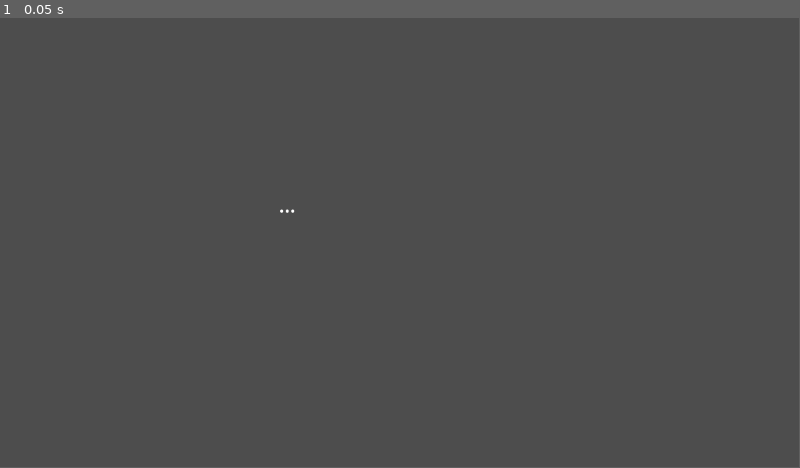
Above: before the commit, frame 1.
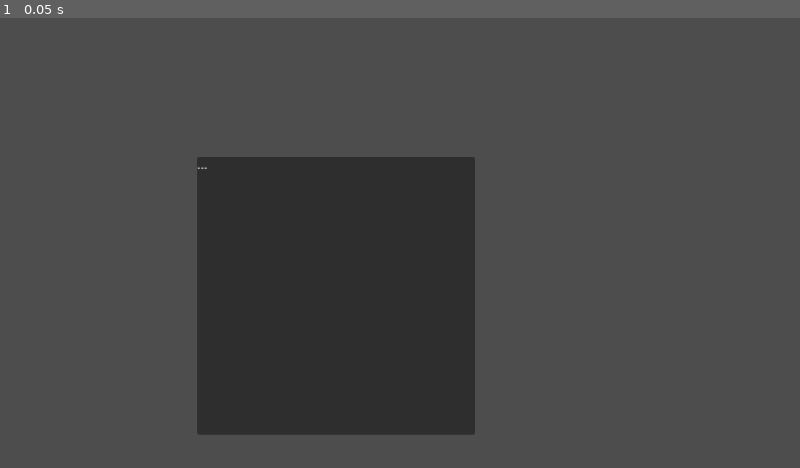
Above: after the commit, the same moment.

Repository: V-Sekai/godot-whisper
Game: Godot game, scene res://mic test.tscn
Same seed, same stepped clock (60 frames per second), same inputs: the game is played once before the commit and once after it.
Inputs:
- Up to frame 1 (0.05 s): no input
In our replay, the window is 799x449 before the commit and 800x450 after it. These sizes can differ from the game's own. Grey fills any space a smaller window leaves; there, only what the larger window draws over its background counts as a difference.

The runs differ from the first frame. In frame 1, 21% of the frame differs, in the area x 24-60%, y 30-93%.
Error before the commit: Parse Error: Could not find type "SpeechToText" in the current scope. (res://test.gd:11)

Commit message:
update double build. Also add support for language model (#15)
* update double build

* fix build

* add language and language model resources

* upd

* Update README.md

* Update README.md

* update 123

Diff:
--- a/demo/mic test.tscn
+++ b/demo/mic test.tscn
@@ -1,32 +1,54 @@
-[gd_scene load_steps=5 format=3 uid="uid://dibqfutwftm8j"]
+[gd_scene load_steps=6 format=3 uid="uid://dibqfutwftm8j"]
 
-[ext_resource type="Script" path="res://test.gd" id="1_gio36"]
+[ext_resource type="WhisperResource" path="res://addons/godot_whisper/models/gglm-small.bin" id="1_43agh"]
+[ext_resource type="Script" path="res://addons/godot_whisper/capture_stream_to_text.gd" id="1_gio36"]
 [ext_resource type="AudioStream" uid="uid://cuybt83bwegoq" path="res://jfk.wav" id="2_ljgdb"]
 [ext_resource type="Script" path="res://test_display.gd" id="3_r84sk"]
 
 [sub_resource type="AudioStreamMicrophone" id="AudioStreamMicrophone_rhq81"]
 
-[node name="AudioStreamToText" type="Node2D"]
-script = ExtResource("1_gio36")
+[node name="CaptureStreamToText" type="Node2D"]
 
 [node name="AudioStreamPlayer" type="AudioStreamPlayer" parent="."]
 stream = SubResource("AudioStreamMicrophone_rhq81")
 bus = &"Record"
 
 [node name="SpeechToText" type="SpeechToText" parent="."]
+language_model = ExtResource("1_43agh")
+audio_duration = 4
+script = ExtResource("1_gio36")
+language_model_path = "small.en"
+time_taken = null
 
 [node name="AudioStreamPlayer2" type="AudioStreamPlayer" parent="."]
 stream = ExtResource("2_ljgdb")
 autoplay = true
 bus = &"Record"
 
-[node name="Label" type="Label" parent="."]
-offset_left = 402.0
-offset_top = 248.0
-offset_right = 442.0
-offset_bottom = 271.0
-theme_override_font_sizes/font_size = 30
+[node name="Panel" type="Panel" parent="."]
+custom_minimum_size = Vector2(400, 400)
+offset_left = 284.0
+offset_top = 200.0
+offset_right = 684.0
+offset_bottom = 600.0
+
+[node name="Label" type="RichTextLabel" parent="Panel"]
+custom_minimum_size = Vector2(400, 400)
+layout_mode = 1
+anchors_preset = 8
+anchor_left = 0.5
+anchor_top = 0.5
+anchor_right = 0.5
+anchor_bottom = 0.5
+offset_left = -200.0
+offset_top = -200.0
+offset_right = 200.0
+offset_bottom = 200.0
+grow_horizontal = 2
+grow_vertical = 2
+size_flags_horizontal = 4
+bbcode_enabled = true
 text = "..."
 script = ExtResource("3_r84sk")
 
-[connection signal="text_updated" from="." to="Label" method="_on_audio_stream_to_text_text_updated"]
+[connection signal="text_updated" from="SpeechToText" to="Panel/Label" method="_on_speech_to_text_text_updated"]
--- a/demo/project.godot
+++ b/demo/project.godot
@@ -10,7 +10,7 @@
 
 [application]
 
-config/name="Speech Voip Demo"
+config/name="Whisper Test"
 run/main_scene="res://mic test.tscn"
 config/features=PackedStringArray("4.2")
 config/icon="res://icon.png"
@@ -20,6 +20,10 @@
 driver/enable_input=true
 enable_audio_input=true
 mix_rate=48000
+
+[display]
+
+window/stretch/mode="canvas_items"
 
 [editor_plugins]
 
--- a/demo/test.gd
+++ /dev/null
@@ -1,62 +0,0 @@
-extends Node2D
-
-signal text_updated(text: String)
-
-@export var interval := 5.0
-@export var keep_interval := 2.0
-@export var text := ""
-@export var tokens: Array
-@onready var idx = AudioServer.get_bus_index("Record")
-@onready var effect_capture := AudioServer.get_bus_effect(idx, 0) as AudioEffectCapture
-@onready var speech_to_text : SpeechToText = $SpeechToText
-var buffer_full : PackedVector2Array
-
-func _ready():
-	if effect_capture.buffer_length < interval:
-		push_warning("buffer_length smaller than interval.")
-		interval = effect_capture.buffer_length
-	speech_to_text.duration_ms = int(interval * 1000)
-
-func merge_with_old_tokens(new_tokens: Array):
-	var offset := int((interval - keep_interval) * 100)
-	var last_word_deleted := ""
-	for i in range(tokens.size()-1, -1, -1):
-		# remove from here as they are positive
-		if tokens[i]["t0"] - offset < 0:
-			tokens = tokens.slice(0, i + 1)
-			last_word_deleted = tokens[i]["text"]
-			break
-	#tokens_to_text(tokens)
-	#tokens_to_text(new_tokens)
-	#tokens_to_text(new_tokens)
-	tokens.append_array(new_tokens)
-
-
-func tokens_to_text(speech_tokens):
-	text = ""
-	for token in speech_tokens:
-		text += token["text"]
-	print("Text: ... ", text, " ...")
-
-func _thread_function(buffer):
-	var new_tokens :Array= speech_to_text.transcribe(buffer)
-	new_tokens = new_tokens.filter(func (token): return !("[" in token["text"]) && !("<" in token["text"]))
-	if !tokens.is_empty():
-		merge_with_old_tokens(new_tokens)
-	else:
-		tokens = new_tokens
-	tokens_to_text(tokens)
-	#call_deferred()
-	#text_updated.emit(text)
-
-func _process(_delta):
-	var buffer: PackedVector2Array = effect_capture.get_buffer(effect_capture.get_frames_available())
-	buffer_full.append_array(buffer)
-	var mix_rate : int = ProjectSettings.get_setting("audio/driver/mix_rate")
-	var total_len := int(mix_rate * interval)
-	var keep_len := int(mix_rate * keep_interval)
-	if buffer_full.size() > total_len:
-		buffer_full.slice(buffer_full.size() - total_len)
-		var thread = Thread.new()
-		thread.start(_thread_function.bind(buffer_full.duplicate()))
-		buffer_full = buffer_full.slice(buffer_full.size() - keep_len, buffer_full.size())
--- a/demo/test_display.gd
+++ b/demo/test_display.gd
@@ -1,5 +1,5 @@
-extends Label
+extends RichTextLabel
 
 
-func _on_audio_stream_to_text_text_updated(text):
-	text = text
+func _on_speech_to_text_text_updated(total_time, p_text, new_text):
+	text = str(total_time) + ":" + p_text + "[color=orange]" + new_text + "[/color]"
Not shown, changed: .github/workflows/macos_builds.yml
Not shown, changed: .gitignore
Not shown, changed: README.md
Not shown, changed: SConstruct
Not shown, removed: bin/addons/godot_whisper/bin/libgodot_whisper.macos.template_debug.framework/Resources/Info.plist
Not shown, added: bin/addons/godot_whisper/bin/libgodot_whisper.macos.template_release.double.universal.framework/Resources/Info.plist
Not shown, removed: bin/addons/godot_whisper/bin/libgodot_whisper.macos.template_release.framework/Resources/Info.plist
Not shown, added: bin/addons/godot_whisper/bin/libgodot_whisper.macos.template_release.universal.framework/Resources/Info.plist
Not shown, changed: bin/addons/godot_whisper/godot_whisper.gdextension
Not shown, changed: demo/addons/godot_whisper/models/ggml-tiny.bin
Not shown, changed: demo/addons/godot_whisper/models/ggml-tiny.en.bin
Not shown, changed: scripts/build.sh
(and 7 more such lines)
